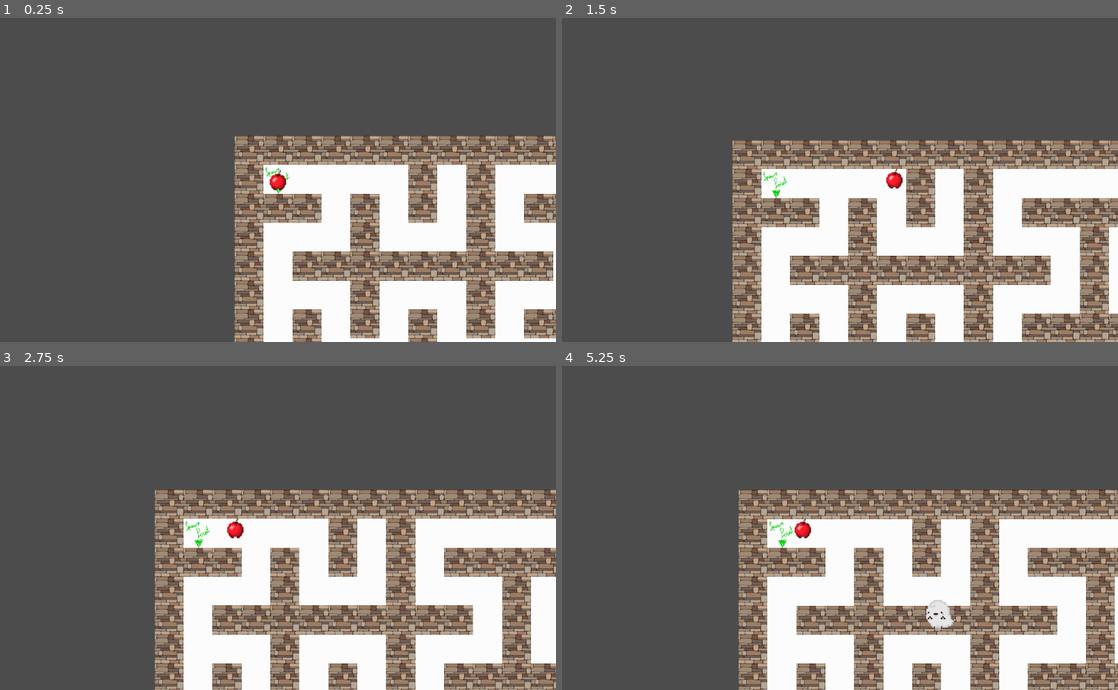
Above: before the commit, frames 1-4 (two rows, left to right).
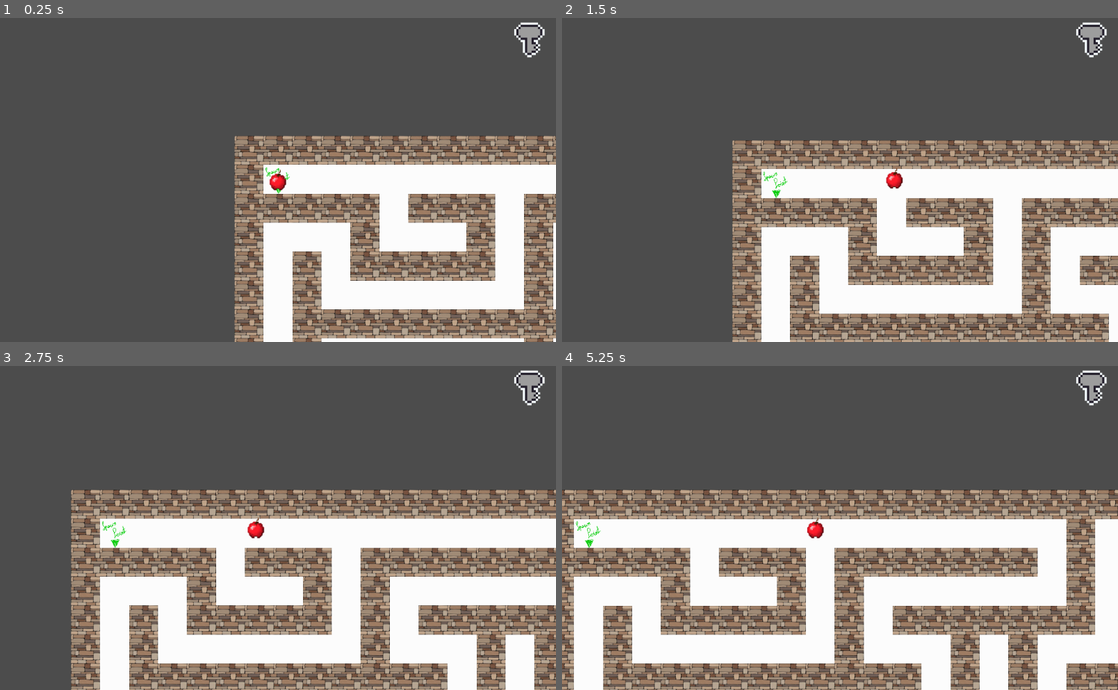
Above: after the commit, the same moments.

Repository: Fuuulkrum7/Maze_2D
Game: Godot game, scene res://Scenes/Main.tscn
The game is run twice, just before and just after one commit, with the same random seed, the same clock (stepped at 60 frames per second) and the same inputs.
Inputs (mouse positions are in pixels of both pictures, inside the frame that each line leads up to):
- Up to frame 1 (0.25 s): no input
- Up to frame 2 (1.5 s): tap Enter at 0.5 s; move the mouse to (962, 163) at 0.52 s; hold Right (ui_right) from 0.53 s (still down); click (962, 163) at 0.67 s; tap Up (ui_up) at 0.77 s; move the mouse to (728, 196) at 1.27 s
- Up to frame 3 (2.75 s): tap Up (ui_up) at 1.52 s; move the mouse to (333, 456) at 2.02 s; release Right (ui_right) at 2.03 s; hold Left (ui_left) from 2.03 s (still down)
- Up to frame 4 (5.25 s): move the mouse to (812, 592) at 2.77 s; release Left (ui_left) at 2.78 s; hold Right (ui_right) 2.78-4.28 s; click (812, 592) at 2.92 s; tap Up (ui_up) at 3.02, 3.77, 4.52 s; move the mouse to (1006, 576) at 3.52 s; move the mouse to (673, 479) at 4.27 s; hold Left (ui_left) 4.28-5.03 s; move the mouse to (867, 528) at 5.02 s; hold Right (ui_right) from 5.03 s (still down); click (867, 528) at 5.17 s

The runs differ from the first frame. In frame 1, 7.6% of the frame differs, in the area x 52-100%, y 1-100%; in frame 2, 8.7%; in frame 3, 32%; in frame 4, 46%, in the area x 0-100%, y 1-100%.

Commit message:
Добавил сундук

Diff:
--- /dev/null
+++ b/Scenes/Chest.tscn
@@ -0,0 +1,14 @@
+[gd_scene load_steps=3 format=2]
+
+[ext_resource path="res://Sprites/Chest0.png" type="Texture" id=1]
+
+[sub_resource type="RectangleShape2D" id=1]
+extents = Vector2( 32.1485, 26.7821 )
+
+[node name="Chest" type="Area2D"]
+
+[node name="CollisionShape2D" type="CollisionShape2D" parent="."]
+shape = SubResource( 1 )
+
+[node name="Sprite" type="Sprite" parent="."]
+texture = ExtResource( 1 )
--- a/Scenes/Main.tscn
+++ b/Scenes/Main.tscn
@@ -7,6 +7,7 @@
 [ext_resource path="res://Scenes/Player.tscn" type="PackedScene" id=5]
 [ext_resource path="res://Scenes/Main_UI.tscn" type="PackedScene" id=6]
 [ext_resource path="res://Scenes/Ghost.tscn" type="PackedScene" id=7]
+[ext_resource path="res://Scenes/Chest.tscn" type="PackedScene" id=8]
 
 [node name="Main" type="Node2D"]
 script = ExtResource( 3 )
@@ -48,4 +49,7 @@
 [node name="Ghost" parent="." instance=ExtResource( 7 )]
 position = Vector2( -70, -70 )
 
+[node name="Chest" parent="." instance=ExtResource( 8 )]
+
 [connection signal="maze_entered" from="Player" to="." method="_on_Player_maze_entered"]
+[connection signal="body_entered" from="Chest" to="." method="_On_Chest_entered"]
--- a/Scenes/Main_UI.tscn
+++ b/Scenes/Main_UI.tscn
@@ -1,7 +1,8 @@
-[gd_scene load_steps=4 format=2]
+[gd_scene load_steps=5 format=2]
 
 [ext_resource path="res://Fonts/Kenney Future Square.ttf" type="DynamicFontData" id=1]
 [ext_resource path="res://Scripts/Main_UI.gd" type="Script" id=2]
+[ext_resource path="res://Sprites/Key0.png" type="Texture" id=3]
 
 [sub_resource type="DynamicFont" id=1]
 size = 30
@@ -30,4 +31,8 @@
 [node name="One_Second" type="Timer" parent="."]
 one_shot = true
 
+[node name="Key" type="Sprite" parent="."]
+position = Vector2( 975.439, 43.7266 )
+texture = ExtResource( 3 )
+
 [connection signal="timeout" from="One_Second" to="." method="_on_One_Second_timeout"]
--- a/Scripts/Main.gd
+++ b/Scripts/Main.gd
@@ -4,6 +4,12 @@
 export(int) var HEIGHT = 0		# высота лабирина
 
 var maze = []					# заготовка под лабиринт
+var has_key = false				# есть ли ключ
+var death = false				# умер ли игрок
+var closed_chest = preload("res://Sprites/Chest0.png")
+var opened_chest = preload("res://Sprites/Chest1.png")
+var ghost_key = preload("res://Sprites/Key0.png")
+var normal_key = preload("res://Sprites/Key1.png")
 
 func Show_maze():
 	# создаем лабиринт
@@ -23,6 +29,12 @@
 							(int((randi() % int(HEIGHT * 0.6) + HEIGHT * 0.2) / 2) * 2 + 1) * 64)
 
 	$Ghost.position = ghost_pos
+	ghost_pos += Vector2(32, 25.5)
+	$Chest.position = ghost_pos
+
+	has_key = false
+	death = false
+
 
 func _ready():
 	randomize()
@@ -38,15 +50,27 @@
 	Finish.position = Vector2((WIDTH - 2) * 64 + 32, (HEIGHT - 2) * 64 + 32)
 	add_child(Finish)
 
+
 func _On_body_entered(body):
 	# функция рестарта
-	Global._Player.position = Global._Spawn_pos
-	Show_maze()
+	if death or has_key:
+		Global._Player.position = Global._Spawn_pos
+		Show_maze()
+		$Camera/Main_UI/Key.texture = ghost_key
+		$Chest/Sprite.texture = closed_chest
 
 
 func _On_enemy_entered(body):
 	if body == Global._Player:
+		death = true
 		_On_body_entered(body)
+
+
+func _On_Chest_entered(body):
+	if body == Global._Player:
+		has_key = true
+		$Camera/Main_UI/Key.texture = normal_key
+		$Chest/Sprite.texture = opened_chest
 
 
 func _on_Player_maze_entered():
Not shown: 1 places in Scenes/Main.tscn that only renumber resources
Binary file added: Sprites/Chest0.png
Not shown, added: Sprites/Chest0.png.import
Binary file added: Sprites/Chest1.png
Not shown, added: Sprites/Chest1.png.import
Binary file added: Sprites/Key0.png
Not shown, added: Sprites/Key0.png.import
Renamed: Sprites/key.png -> Sprites/Key1.png
Not shown, added: Sprites/Key1.png.import
